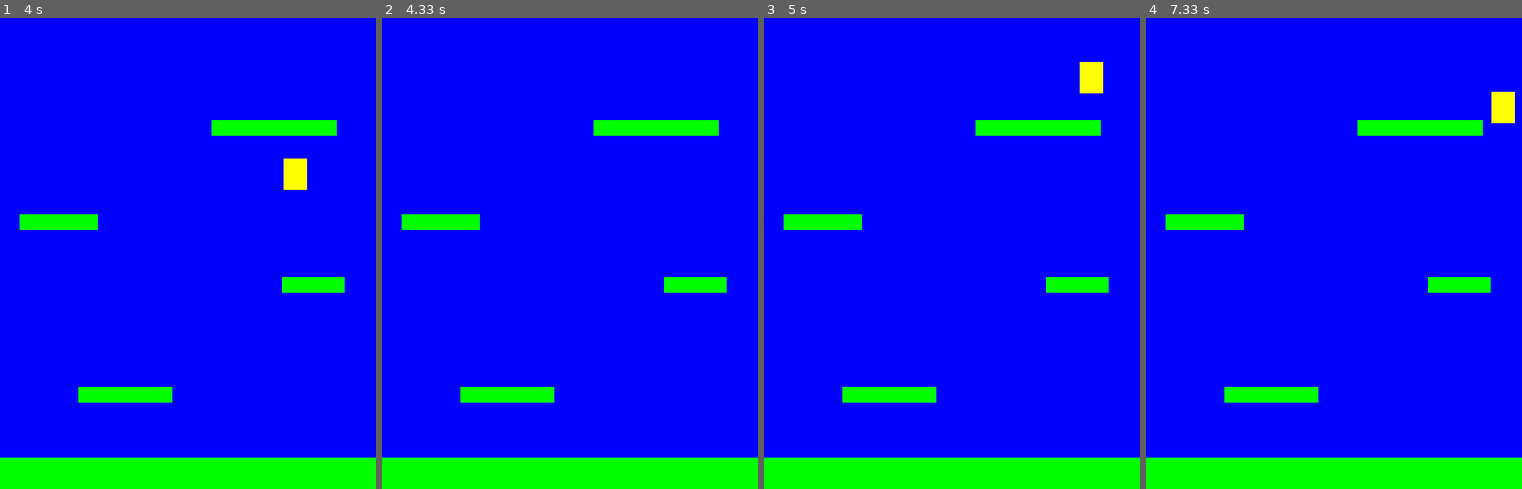
Above: before the commit, frames 1-4 (left to right).
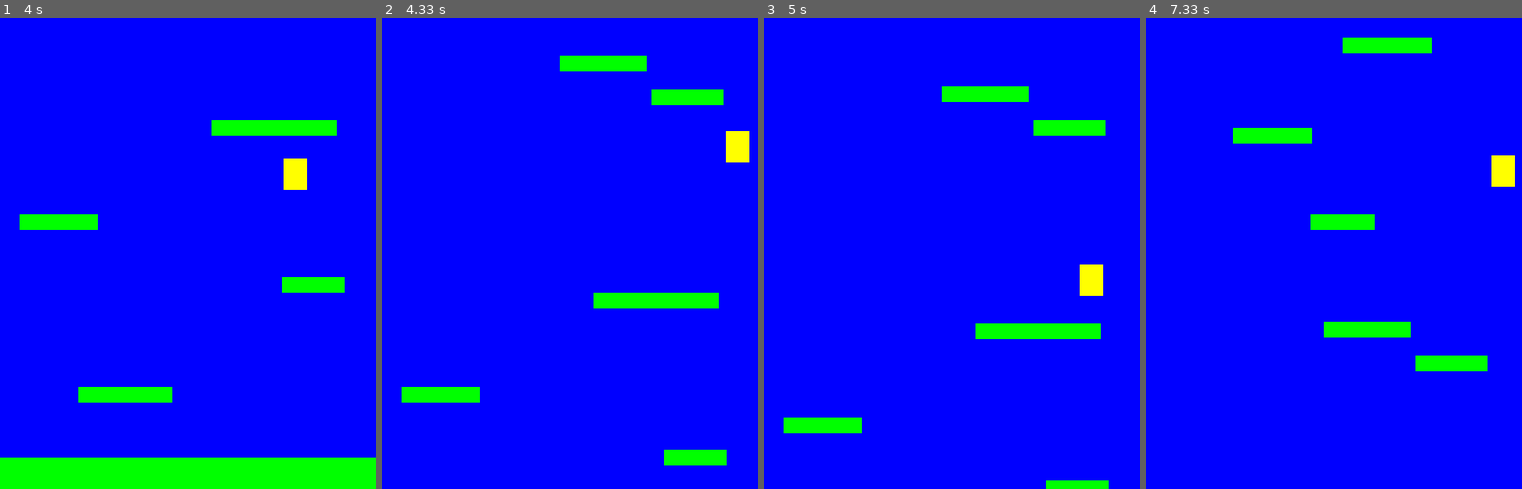
Above: after the commit, the same moments.

Repository: yohanswanepoel/platform_pygame
Game: pygame game, started from main.py
Same seed, same stepped clock (60 frames per second), same inputs: the game is played once before the commit and once after it.
Inputs:
- Up to frame 1 (4 s): hold Right 0.33-0.8 s; hold Right 0.83-1.3 s; hold Left 1.33-1.87 s; hold Left 1.9-2.3 s; hold Right 2.33-2.97 s; hold Left 3-3.47 s; hold Right 3.5-3.97 s; tap Space at 3.57, 3.87 s
- Up to frame 2 (4.33 s): hold Right from 4 s (still down); tap Space at 4.07 s
- Up to frame 3 (5 s): tap Space at 4.37, 4.57, 4.87 s; release Right at 4.47 s; hold Left from 4.5 s (still down)
- Up to frame 4 (7.33 s): release Left at 5.03 s; hold Left 5.07-5.47 s; tap Space at 5.13, 5.43, 5.57, 5.87, 6.23, 6.53, 6.73, 7.03, 7.23 s; hold Right 5.5-6.13 s; hold Left 6.17-6.63 s; hold Right 6.67-7.13 s; hold Right from 7.17 s (still down)

Frame 1 is identical in both runs. In frame 2, 13% of the frame differs, in the area x 0-100%, y 8-100%; in frame 3, 12%; in frame 4, 14%, in the area x 0-100%, y 4-100%.

Commit message:
Scrolling and new platforms part of lesson 5

Diff:
--- a/main.py
+++ b/main.py
@@ -52,6 +52,29 @@
                 self.player.position.y = hits[0].rect.top
                 self.player.velocity.y = 0  # Tell the player it is standing on a platform
 
+        # If Player is top 3/4 of screen move
+        if self.player.rect.top < HEIGHT / 4:
+            self.player.position.y += abs(self.player.velocity.y)
+            for plat in self.platforms_group:
+                plat.rect.y += abs(self.player.velocity.y)
+                if plat.rect.top > HEIGHT:
+                    plat.kill()
+                    self.new_platform()
+
+        # if self.player.rect.bottom > (HEIGHT / 4) * 3:
+        #    self.player.position.y -= abs(self.player.velocity.y)
+        #    for plat in self.platforms_group:
+        #        plat.rect.y -= abs(self.player.velocity.y)
+
+    def new_platform(self):
+        width = random.randrange(50,120)
+        height = 20
+        x = random.randrange(0, WIDTH - width)
+        y = random.randrange(-75, -30)
+        p = Platform(x, y, width, height)
+        self.all_sprites.add(p)
+        self.platforms_group.add(p)
+
     def event(self):
         for event in pg.event.get():
             if event.type == pg.QUIT:
